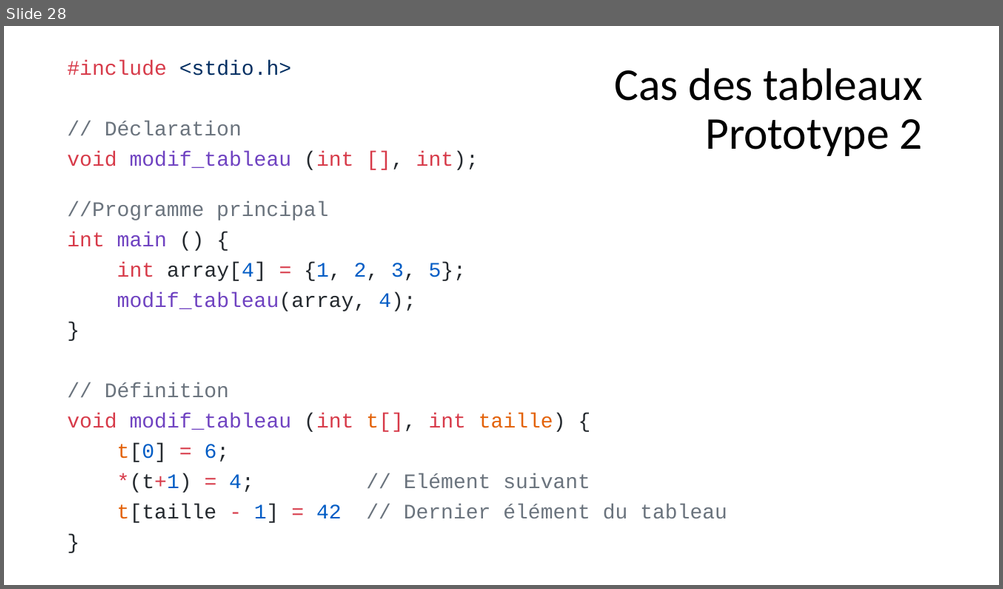
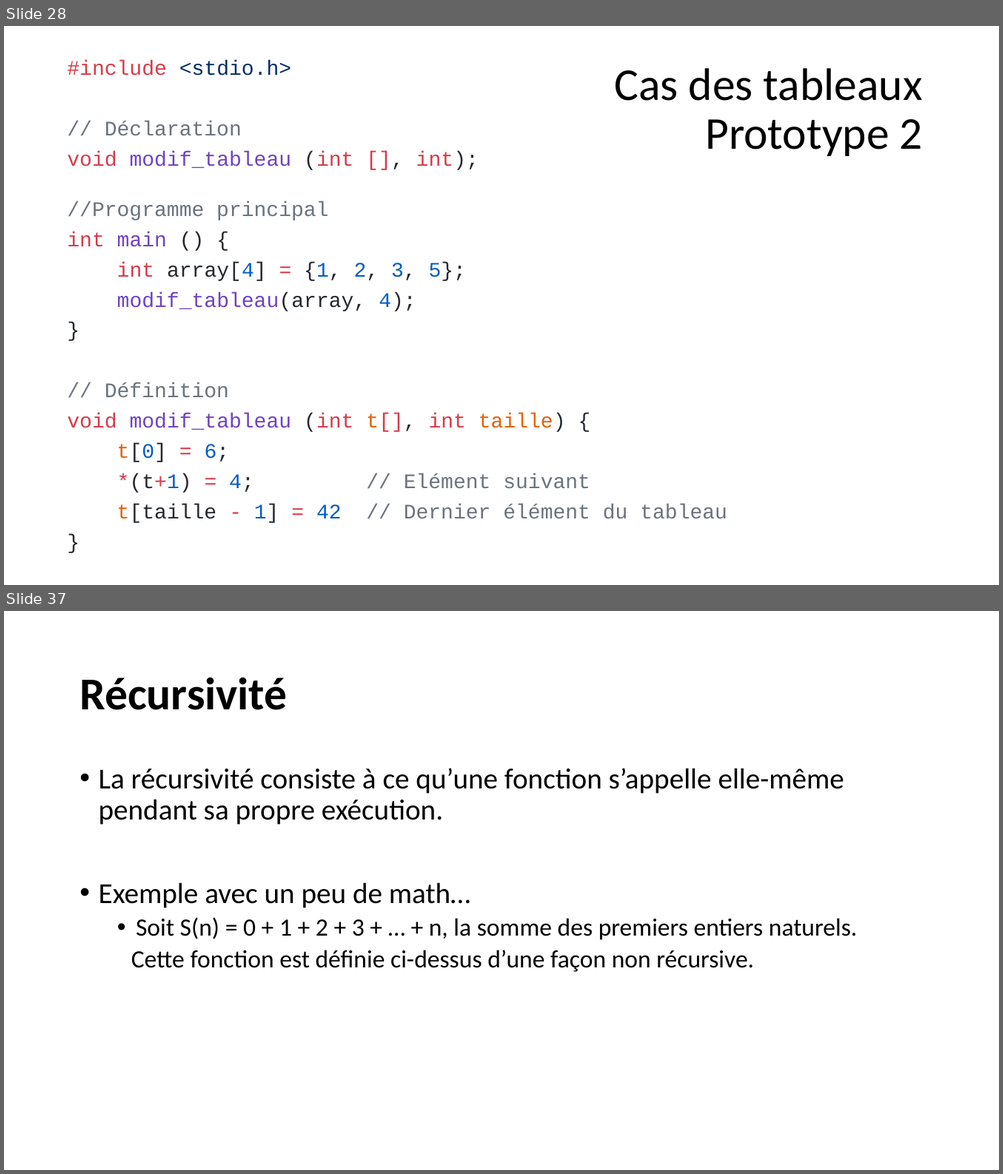
Before and after one commit to standard3/BTS1, a slide deck: 02_C/05_Fonctions/Fonctions.pptx. Shown one above the other, each under a label of ours: slide 28 before the commit, slides 28 and 37 after it; the slides between them are not shown. The pictures are 1003x589 and 1003x1174 pixels, drawn with LibreOffice and Linux fonts; fonts in the diff are those of the drawing. Boxes give left, top, right and bottom in pixels: in the first picture for what was removed or moved away, otherwise in the second. Text is boxed around its words. In the diff, an @@ line names an element or a change of style, - is before the commit and + after.

```diff
--- a/02_C/05_Fonctions/Fonctions.pptx
+++ b/02_C/05_Fonctions/Fonctions.pptx
@@ slide 37 added at bbox=[4, 611, 999, 1170], background #FFFFFF @@
@@ title added at bbox=[79, 677, 287, 710], 44 pt, text #000000, bold @@
+Récursivité
@@ text added at bbox=[99, 768, 857, 972], 24 pt, text #000000 @@
+• La récursivité consiste à ce qu’une fonction s’appelle elle-même pendant sa propre exécution.
+• Exemple avec un peu de math…
+  • Soit S(n) = 0 + 1 + 2 + 3 + … + n, la somme des premiers entiers naturels.
+  Cette fonction est définie ci-dessus d’une façon non récursive.
```
Also in this commit, not shown: 12 other slides added, 3 other files.
